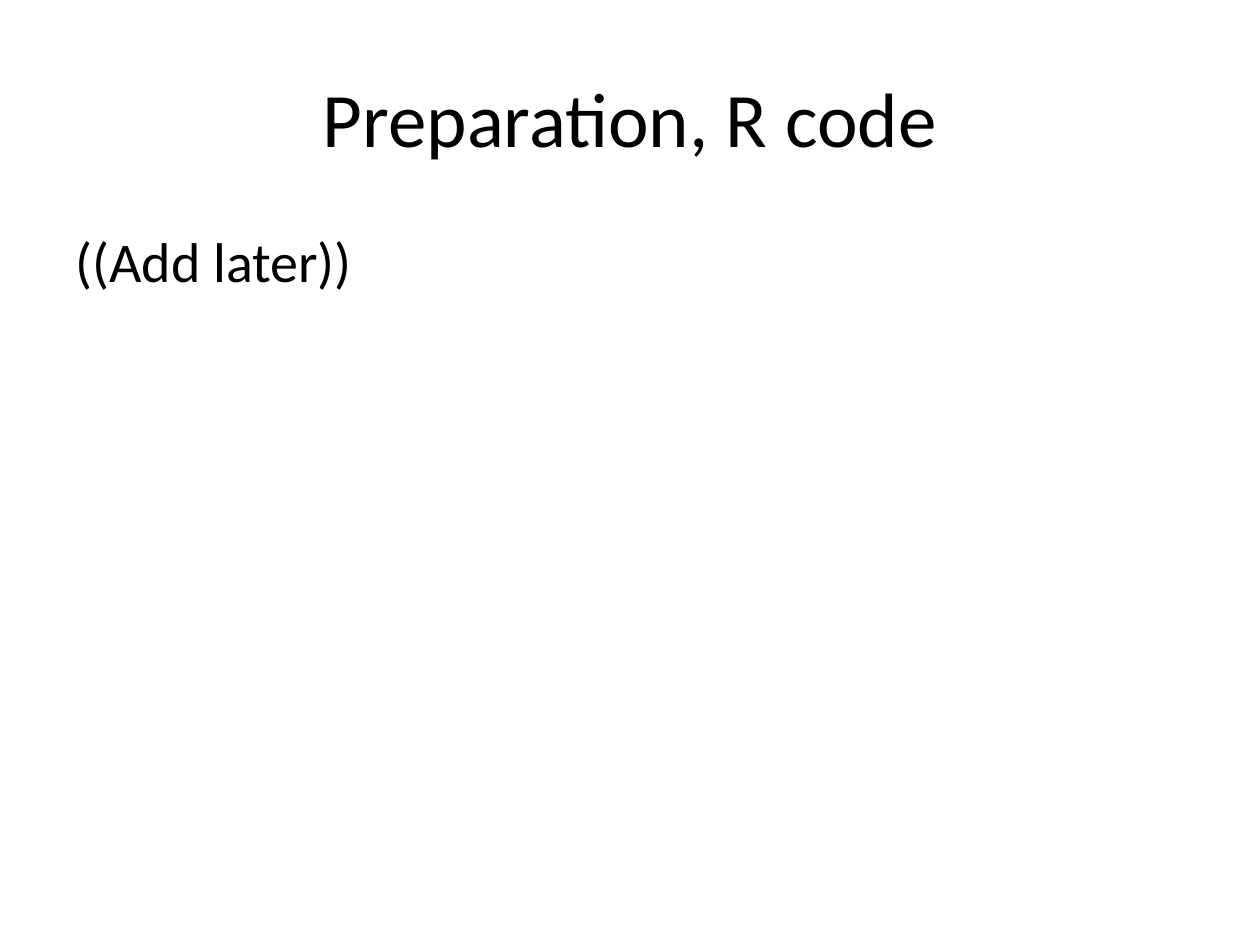
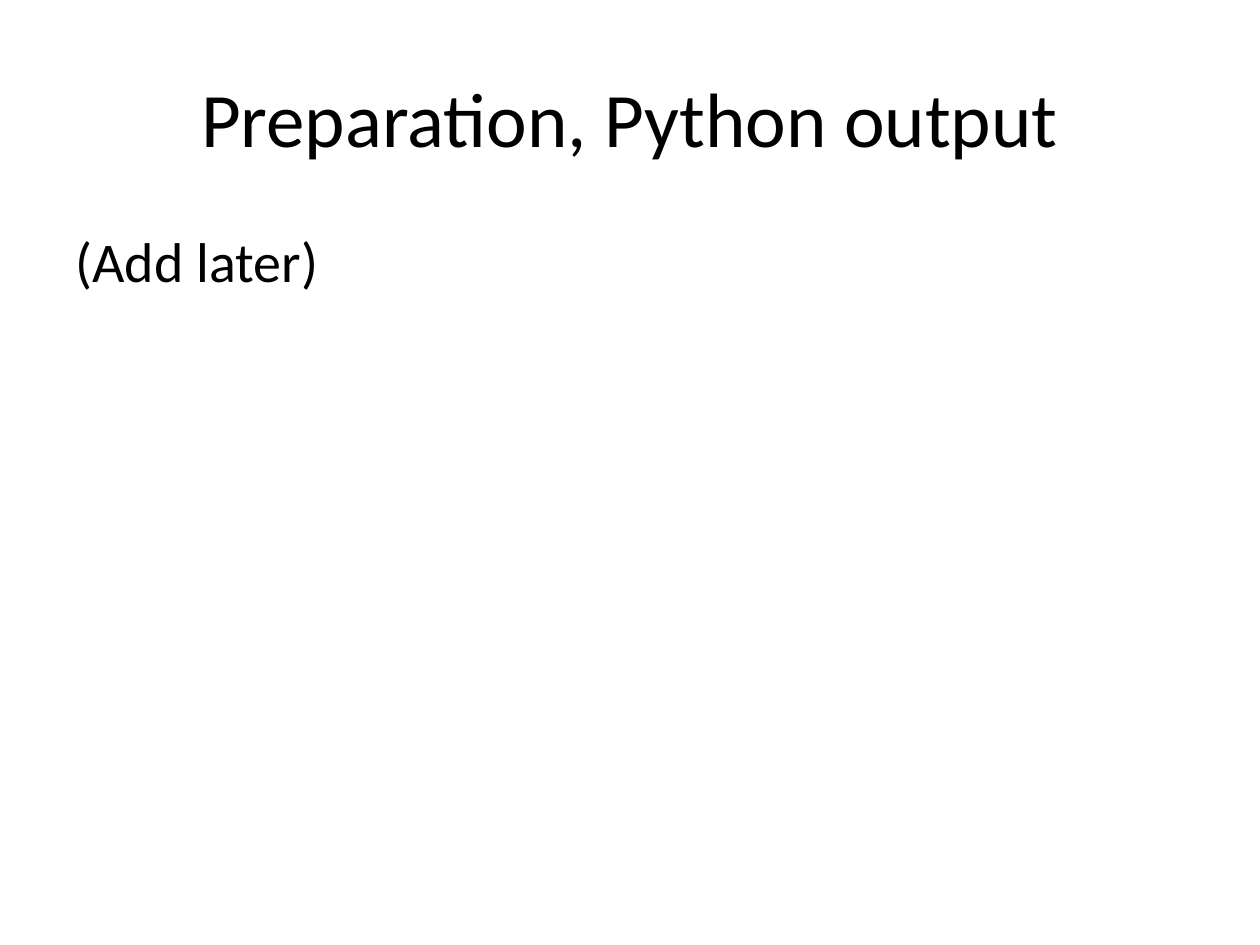
Before and after one commit to pmean/data-visualization, a slide deck: slide 8 of data-viz-02/component/preparation.pptx (slide 7 before the commit). Drawn at 1260x945 pixels with LibreOffice and Linux fonts; fonts in the diff are those of the drawing. Boxes give left, top, right and bottom in pixels: in the first picture for what was removed or moved away, otherwise in the second. Text is boxed around its words. In the diff, an @@ line names an element or a change of style, - is before the commit and + after.

```diff
--- a/data-viz-02/component/preparation.pptx
+++ b/data-viz-02/component/preparation.pptx
@@ title at bbox=[201, 93, 1057, 160]: text changed @@
-Preparation, R code
+Preparation, Python output
@@ text at bbox=[76, 241, 318, 290]: text changed @@
-((Add later))
+(Add later)
```
Also in this commit, not shown: 5 other slides changed, 2 slides added, 1 slide removed, 25 other files.
